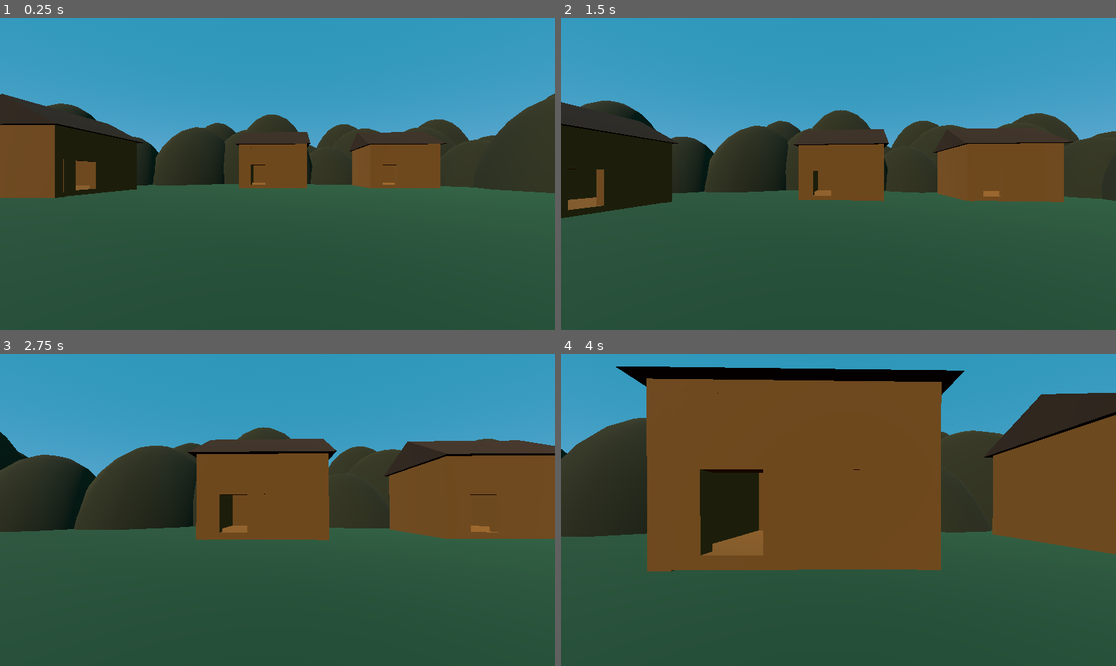
Above: before the commit, frames 1-4 (two rows, left to right).
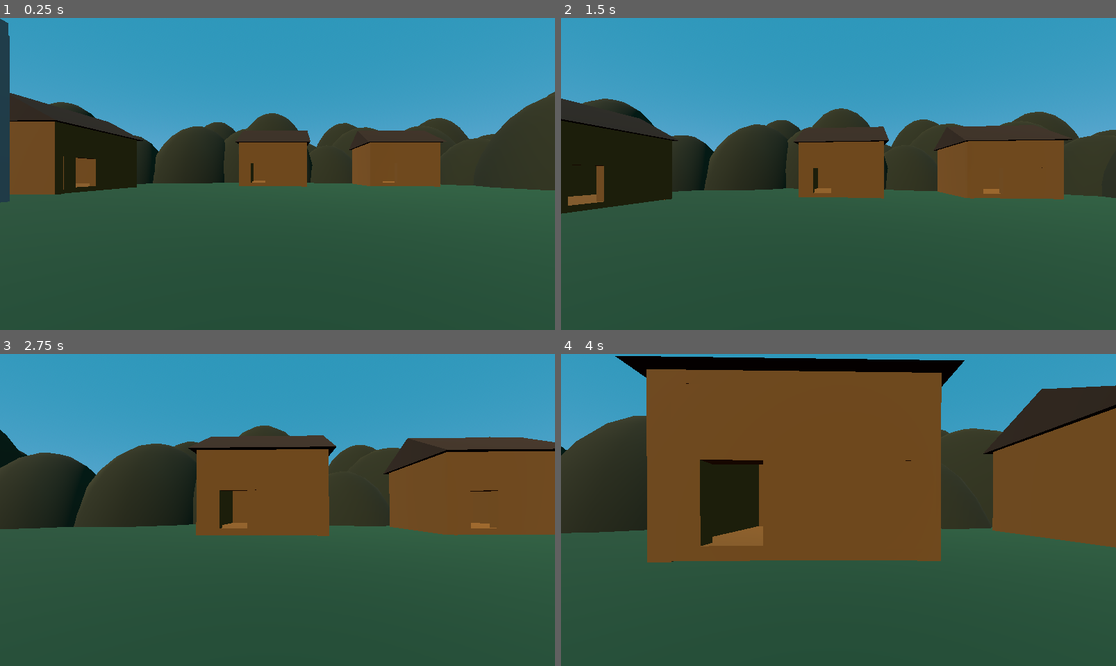
Above: after the commit, the same moments.

Repository: RetroRabiul/3DWorld
Game: Godot game, scene res://scenes/world.tscn
Same seed, same stepped clock (60 frames per second), same inputs: the game is played once before the commit and once after it.
Inputs (mouse positions are in pixels of both pictures, inside the frame that each line leads up to):
- Up to frame 1 (0.25 s): no input
- Up to frame 2 (1.5 s): move the mouse to (866, 174) at 0.52 s; hold W (forward) from 0.53 s (still down); tap Space (jump) at 0.77 s; move the mouse to (810, 174) at 1.27 s
- Up to frame 3 (2.75 s): keep holding W (forward); tap Space (jump) at 1.52 s; move the mouse to (288, 503) at 2.02 s
- Up to frame 4 (4 s): keep holding W (forward); move the mouse to (832, 516) at 2.77 s; tap Space (jump) at 3.02, 3.77 s; move the mouse to (877, 513) at 3.52 s

The runs differ from the first frame. In frame 1, 2.9% of the frame differs, in the area x 0-100%, y 0-60%; in frame 2, 2.5%; in frame 3, 3.3%; in frame 4, 7.8%, in the area x 0-100%, y 0-70%.

Commit message:
building

Diff:
--- /dev/null
+++ b/scenes/building.tscn
@@ -0,0 +1,242 @@
+[gd_scene load_steps=3 format=3 uid="uid://63pbislc877q"]
+
+[sub_resource type="BoxMesh" id="BoxMesh_nq1sy"]
+
+[sub_resource type="ConcavePolygonShape3D" id="ConcavePolygonShape3D_jpu6f"]
+data = PackedVector3Array(-0.5, 0.5, 0.5, 0.5, 0.5, 0.5, -0.5, -0.5, 0.5, 0.5, 0.5, 0.5, 0.5, -0.5, 0.5, -0.5, -0.5, 0.5, 0.5, 0.5, -0.5, -0.5, 0.5, -0.5, 0.5, -0.5, -0.5, -0.5, 0.5, -0.5, -0.5, -0.5, -0.5, 0.5, -0.5, -0.5, 0.5, 0.5, 0.5, 0.5, 0.5, -0.5, 0.5, -0.5, 0.5, 0.5, 0.5, -0.5, 0.5, -0.5, -0.5, 0.5, -0.5, 0.5, -0.5, 0.5, -0.5, -0.5, 0.5, 0.5, -0.5, -0.5, -0.5, -0.5, 0.5, 0.5, -0.5, -0.5, 0.5, -0.5, -0.5, -0.5, 0.5, 0.5, 0.5, -0.5, 0.5, 0.5, 0.5, 0.5, -0.5, -0.5, 0.5, 0.5, -0.5, 0.5, -0.5, 0.5, 0.5, -0.5, -0.5, -0.5, 0.5, 0.5, -0.5, 0.5, -0.5, -0.5, -0.5, 0.5, -0.5, 0.5, 0.5, -0.5, -0.5, -0.5, -0.5, -0.5)
+
+[node name="Building" type="Node3D"]
+
+[node name="MeshInstance3D" type="MeshInstance3D" parent="."]
+transform = Transform3D(0.234503, 0, 0, 0, 3.13191, 0, 0, 0, 3.13191, 0, 1.58559, 0)
+mesh = SubResource("BoxMesh_nq1sy")
+
+[node name="StaticBody3D" type="StaticBody3D" parent="MeshInstance3D"]
+
+[node name="CollisionShape3D" type="CollisionShape3D" parent="MeshInstance3D/StaticBody3D"]
+shape = SubResource("ConcavePolygonShape3D_jpu6f")
+
+[node name="MeshInstance3D8" type="MeshInstance3D" parent="."]
+transform = Transform3D(0.000139156, 3.13191, 0, -0.234503, 0.0018585, 0, 0, 0, 3.13191, 1.44269, 0.134563, 0)
+mesh = SubResource("BoxMesh_nq1sy")
+
+[node name="StaticBody3D" type="StaticBody3D" parent="MeshInstance3D8"]
+
+[node name="CollisionShape3D" type="CollisionShape3D" parent="MeshInstance3D8/StaticBody3D"]
+shape = SubResource("ConcavePolygonShape3D_jpu6f")
+
+[node name="MeshInstance3D17" type="MeshInstance3D" parent="."]
+transform = Transform3D(0.000139156, 3.13191, 0, -0.234503, 0.0018585, 0, 0, 0, 3.13191, 1.44269, 3.25805, 0)
+mesh = SubResource("BoxMesh_nq1sy")
+
+[node name="StaticBody3D" type="StaticBody3D" parent="MeshInstance3D17"]
+
+[node name="CollisionShape3D" type="CollisionShape3D" parent="MeshInstance3D17/StaticBody3D"]
+shape = SubResource("ConcavePolygonShape3D_jpu6f")
+
+[node name="MeshInstance3D2" type="MeshInstance3D" parent="."]
+transform = Transform3D(-1.02505e-08, 0, 3.13191, 0, 3.13191, 0, -0.234503, 0, -1.369e-07, 1.44802, 1.5859, -1.45566)
+mesh = SubResource("BoxMesh_nq1sy")
+
+[node name="StaticBody3D" type="StaticBody3D" parent="MeshInstance3D2"]
+
+[node name="CollisionShape3D" type="CollisionShape3D" parent="MeshInstance3D2/StaticBody3D"]
+shape = SubResource("ConcavePolygonShape3D_jpu6f")
+
+[node name="MeshInstance3D3" type="MeshInstance3D" parent="."]
+transform = Transform3D(-0.234503, 0, -0.00125718, 0, 0.93434, 0, 9.41319e-05, 0, -3.13191, 2.89502, 1.76148, 0.00378394)
+mesh = SubResource("BoxMesh_nq1sy")
+
+[node name="StaticBody3D" type="StaticBody3D" parent="MeshInstance3D3"]
+
+[node name="CollisionShape3D" type="CollisionShape3D" parent="MeshInstance3D3/StaticBody3D"]
+shape = SubResource("ConcavePolygonShape3D_jpu6f")
+
+[node name="MeshInstance3D6" type="MeshInstance3D" parent="."]
+transform = Transform3D(-0.234531, 0, -0.000831082, 0, 1.73129, 0, 9.41428e-05, 0, -2.07041, 2.89502, 0.898052, -0.389442)
+mesh = SubResource("BoxMesh_nq1sy")
+
+[node name="StaticBody3D" type="StaticBody3D" parent="MeshInstance3D6"]
+
+[node name="CollisionShape3D" type="CollisionShape3D" parent="MeshInstance3D6/StaticBody3D"]
+shape = SubResource("ConcavePolygonShape3D_jpu6f")
+
+[node name="MeshInstance3D7" type="MeshInstance3D" parent="."]
+transform = Transform3D(-0.963021, 0, -0.000128202, 0, 0.228826, 0, 0.000386566, 0, -0.31938, 0.560959, 0.365645, 0.193197)
+mesh = SubResource("BoxMesh_nq1sy")
+
+[node name="StaticBody3D" type="StaticBody3D" parent="MeshInstance3D7"]
+
+[node name="CollisionShape3D" type="CollisionShape3D" parent="MeshInstance3D7/StaticBody3D"]
+shape = SubResource("ConcavePolygonShape3D_jpu6f")
+
+[node name="MeshInstance3D9" type="MeshInstance3D" parent="."]
+transform = Transform3D(-0.963021, 0, -0.000128202, 0, 0.228826, 0, 0.000386566, 0, -0.31938, 0.560959, 0.594451, -0.124225)
+mesh = SubResource("BoxMesh_nq1sy")
+
+[node name="StaticBody3D" type="StaticBody3D" parent="MeshInstance3D9"]
+
+[node name="CollisionShape3D" type="CollisionShape3D" parent="MeshInstance3D9/StaticBody3D"]
+shape = SubResource("ConcavePolygonShape3D_jpu6f")
+
+[node name="MeshInstance3D10" type="MeshInstance3D" parent="."]
+transform = Transform3D(-0.963021, 0, -0.000128202, 0, 0.228826, 0, 0.000386566, 0, -0.31938, 0.560959, 0.820787, -0.444293)
+mesh = SubResource("BoxMesh_nq1sy")
+
+[node name="StaticBody3D" type="StaticBody3D" parent="MeshInstance3D10"]
+
+[node name="CollisionShape3D" type="CollisionShape3D" parent="MeshInstance3D10/StaticBody3D"]
+shape = SubResource("ConcavePolygonShape3D_jpu6f")
+
+[node name="MeshInstance3D12" type="MeshInstance3D" parent="."]
+transform = Transform3D(0.00663913, 0, 0.319372, 0, 0.228826, 0, -0.962998, 0, 0.00220183, 1.20302, 1.282, -1.08637)
+mesh = SubResource("BoxMesh_nq1sy")
+
+[node name="StaticBody3D" type="StaticBody3D" parent="MeshInstance3D12"]
+
+[node name="CollisionShape3D" type="CollisionShape3D" parent="MeshInstance3D12/StaticBody3D"]
+shape = SubResource("ConcavePolygonShape3D_jpu6f")
+
+[node name="MeshInstance3D13" type="MeshInstance3D" parent="."]
+transform = Transform3D(0.00663913, 0, 0.319372, 0, 0.228826, 0, -0.962998, 0, 0.00220183, 1.52043, 1.5108, -1.08405)
+mesh = SubResource("BoxMesh_nq1sy")
+
+[node name="StaticBody3D" type="StaticBody3D" parent="MeshInstance3D13"]
+
+[node name="CollisionShape3D" type="CollisionShape3D" parent="MeshInstance3D13/StaticBody3D"]
+shape = SubResource("ConcavePolygonShape3D_jpu6f")
+
+[node name="MeshInstance3D14" type="MeshInstance3D" parent="."]
+transform = Transform3D(0.00663913, 0, 0.319372, 0, 0.228826, 0, -0.962998, 0, 0.00220183, 1.84049, 1.73714, -1.08172)
+mesh = SubResource("BoxMesh_nq1sy")
+
+[node name="StaticBody3D" type="StaticBody3D" parent="MeshInstance3D14"]
+
+[node name="CollisionShape3D" type="CollisionShape3D" parent="MeshInstance3D14/StaticBody3D"]
+shape = SubResource("ConcavePolygonShape3D_jpu6f")
+
+[node name="MeshInstance3D11" type="MeshInstance3D" parent="."]
+transform = Transform3D(-0.962388, 0, -0.000316563, 0, 0.228826, 0, 0.000386312, 0, -0.788629, 0.560959, 1.04989, -0.998255)
+mesh = SubResource("BoxMesh_nq1sy")
+
+[node name="StaticBody3D" type="StaticBody3D" parent="MeshInstance3D11"]
+
+[node name="CollisionShape3D" type="CollisionShape3D" parent="MeshInstance3D11/StaticBody3D"]
+shape = SubResource("ConcavePolygonShape3D_jpu6f")
+
+[node name="MeshInstance3D15" type="MeshInstance3D" parent="."]
+transform = Transform3D(-0.962388, 0, -0.000316563, 0, 0.228826, 0, 0.000386312, 0, -0.788629, 2.47072, 1.96514, -0.998255)
+mesh = SubResource("BoxMesh_nq1sy")
+
+[node name="StaticBody3D" type="StaticBody3D" parent="MeshInstance3D15"]
+
+[node name="CollisionShape3D" type="CollisionShape3D" parent="MeshInstance3D15/StaticBody3D"]
+shape = SubResource("ConcavePolygonShape3D_jpu6f")
+
+[node name="MeshInstance3D23" type="MeshInstance3D" parent="."]
+transform = Transform3D(-0.0187974, 0, -6.74277e-06, 0, 0.450097, 0, 7.54545e-06, 0, -0.0167977, 2.0932, 2.23517, -0.676686)
+mesh = SubResource("BoxMesh_nq1sy")
+
+[node name="StaticBody3D" type="StaticBody3D" parent="MeshInstance3D23"]
+
+[node name="CollisionShape3D" type="CollisionShape3D" parent="MeshInstance3D23/StaticBody3D"]
+shape = SubResource("ConcavePolygonShape3D_jpu6f")
+
+[node name="MeshInstance3D24" type="MeshInstance3D" parent="."]
+transform = Transform3D(-0.0187974, 0, -6.74277e-06, 0, 0.450097, 0, 7.54545e-06, 0, -0.0167977, 1.69657, 2.0552, -0.676686)
+mesh = SubResource("BoxMesh_nq1sy")
+
+[node name="StaticBody3D" type="StaticBody3D" parent="MeshInstance3D24"]
+
+[node name="CollisionShape3D" type="CollisionShape3D" parent="MeshInstance3D24/StaticBody3D"]
+shape = SubResource("ConcavePolygonShape3D_jpu6f")
+
+[node name="MeshInstance3D25" type="MeshInstance3D" parent="."]
+transform = Transform3D(-0.0187974, 0, -6.74277e-06, 0, 0.450097, 0, 7.54545e-06, 0, -0.0167977, 1.39125, 1.83423, -0.676686)
+mesh = SubResource("BoxMesh_nq1sy")
+
+[node name="StaticBody3D" type="StaticBody3D" parent="MeshInstance3D25"]
+
+[node name="CollisionShape3D" type="CollisionShape3D" parent="MeshInstance3D25/StaticBody3D"]
+shape = SubResource("ConcavePolygonShape3D_jpu6f")
+
+[node name="MeshInstance3D26" type="MeshInstance3D" parent="."]
+transform = Transform3D(-0.0187974, 0, -6.74277e-06, 0, 0.450097, 0, 7.54545e-06, 0, -0.0167977, 1.08779, 1.59442, -0.676686)
+mesh = SubResource("BoxMesh_nq1sy")
+
+[node name="StaticBody3D" type="StaticBody3D" parent="MeshInstance3D26"]
+
+[node name="CollisionShape3D" type="CollisionShape3D" parent="MeshInstance3D26/StaticBody3D"]
+shape = SubResource("ConcavePolygonShape3D_jpu6f")
+
+[node name="MeshInstance3D27" type="MeshInstance3D" parent="."]
+transform = Transform3D(-0.0187974, 0, -6.74277e-06, 0, 0.450097, 0, 7.54545e-06, 0, -0.0167977, 0.892055, 1.376, -0.676686)
+mesh = SubResource("BoxMesh_nq1sy")
+
+[node name="StaticBody3D" type="StaticBody3D" parent="MeshInstance3D27"]
+
+[node name="CollisionShape3D" type="CollisionShape3D" parent="MeshInstance3D27/StaticBody3D"]
+shape = SubResource("ConcavePolygonShape3D_jpu6f")
+
+[node name="MeshInstance3D28" type="MeshInstance3D" parent="."]
+transform = Transform3D(-0.0187974, 0, -6.74277e-06, 0, 0.450097, 0, 7.54545e-06, 0, -0.0167977, 0.892055, 1.13547, -0.303422)
+mesh = SubResource("BoxMesh_nq1sy")
+
+[node name="StaticBody3D" type="StaticBody3D" parent="MeshInstance3D28"]
+
+[node name="CollisionShape3D" type="CollisionShape3D" parent="MeshInstance3D28/StaticBody3D"]
+shape = SubResource("ConcavePolygonShape3D_jpu6f")
+
+[node name="MeshInstance3D29" type="MeshInstance3D" parent="."]
+transform = Transform3D(-0.0187974, 0, -6.74277e-06, 0, 0.450097, 0, 7.54545e-06, 0, -0.0167977, 0.892055, 0.905301, 0.0117968)
+mesh = SubResource("BoxMesh_nq1sy")
+
+[node name="StaticBody3D" type="StaticBody3D" parent="MeshInstance3D29"]
+
+[node name="CollisionShape3D" type="CollisionShape3D" parent="MeshInstance3D29/StaticBody3D"]
+shape = SubResource("ConcavePolygonShape3D_jpu6f")
+
+[node name="MeshInstance3D30" type="MeshInstance3D" parent="."]
+transform = Transform3D(-0.0187974, 0, -6.74277e-06, 0, 0.450097, 0, 7.54545e-06, 0, -0.0167977, 0.892055, 0.679648, 0.333672)
+mesh = SubResource("BoxMesh_nq1sy")
+
+[node name="StaticBody3D" type="StaticBody3D" parent="MeshInstance3D30"]
+
+[node name="CollisionShape3D" type="CollisionShape3D" parent="MeshInstance3D30/StaticBody3D"]
+shape = SubResource("ConcavePolygonShape3D_jpu6f")
+
+[node name="MeshInstance3D16" type="MeshInstance3D" parent="."]
+transform = Transform3D(-2.83539, 0, -0.000811449, 0, 0.228826, 0, 0.00113815, 0, -2.0215, 1.49967, 1.96514, 0.392765)
+mesh = SubResource("BoxMesh_nq1sy")
+
+[node name="StaticBody3D" type="StaticBody3D" parent="MeshInstance3D16"]
+
+[node name="CollisionShape3D" type="CollisionShape3D" parent="MeshInstance3D16/StaticBody3D"]
+shape = SubResource("ConcavePolygonShape3D_jpu6f")
+
+[node name="MeshInstance3D19" type="MeshInstance3D" parent="."]
+transform = Transform3D(-2.13298, 0, -3.24775e-05, 0, 1.10137, 0, 0.000856201, 0, -0.0809088, 1.12493, 2.46524, -0.577352)
+mesh = SubResource("BoxMesh_nq1sy")
+
+[node name="StaticBody3D" type="StaticBody3D" parent="MeshInstance3D19"]
+
+[node name="CollisionShape3D" type="CollisionShape3D" parent="MeshInstance3D19/StaticBody3D"]
+shape = SubResource("ConcavePolygonShape3D_jpu6f")
+
+[node name="MeshInstance3D5" type="MeshInstance3D" parent="."]
+transform = Transform3D(-0.234503, 0, -0.00125718, 0, 0.3086, 0, 9.41319e-05, 0, -3.13191, 2.89502, 3.00186, 0.00378394)
+mesh = SubResource("BoxMesh_nq1sy")
+
+[node name="StaticBody3D" type="StaticBody3D" parent="MeshInstance3D5"]
+
+[node name="CollisionShape3D" type="CollisionShape3D" parent="MeshInstance3D5/StaticBody3D"]
+shape = SubResource("ConcavePolygonShape3D_jpu6f")
+
+[node name="MeshInstance3D4" type="MeshInstance3D" parent="."]
+transform = Transform3D(9.41422e-05, 0, -3.13191, 0, 3.13191, 0, 0.234503, 0, 0.00125731, 1.44759, 1.5859, 1.46002)
+mesh = SubResource("BoxMesh_nq1sy")
+
+[node name="StaticBody3D" type="StaticBody3D" parent="MeshInstance3D4"]
+
+[node name="CollisionShape3D" type="CollisionShape3D" parent="MeshInstance3D4/StaticBody3D"]
+shape = SubResource("ConcavePolygonShape3D_jpu6f")
--- a/scenes/world.tscn
+++ b/scenes/world.tscn
@@ -1,8 +1,9 @@
-[gd_scene load_steps=10 format=3 uid="uid://dt2mdt2kg2by7"]
+[gd_scene load_steps=11 format=3 uid="uid://dt2mdt2kg2by7"]
 
 [ext_resource type="PackedScene" uid="uid://cxe6l7ei8l3tr" path="res://scenes/player.tscn" id="1_icqh8"]
 [ext_resource type="PackedScene" uid="uid://p5j57mkth4ua" path="res://scenes/hill.tscn" id="2_jvru0"]
 [ext_resource type="PackedScene" uid="uid://ca1xuuxefoo0g" path="res://scenes/house.tscn" id="3_qrbre"]
+[ext_resource type="PackedScene" uid="uid://63pbislc877q" path="res://scenes/building.tscn" id="4_j0i4u"]
 
 [sub_resource type="ProceduralSkyMaterial" id="ProceduralSkyMaterial_da173"]
 sky_top_color = Color(0.176739, 0.591169, 0.729141, 1)
@@ -34,7 +35,7 @@
 transform = Transform3D(0.806956, 0.208264, -0.552673, 0.25728, 0.718357, 0.646352, 0.531629, -0.663769, 0.5261, -33.2768, 28.1522, 31.5765)
 
 [node name="Player" parent="." instance=ExtResource("1_icqh8")]
-transform = Transform3D(1, 0, 0, 0, 1, 0, 0, 0, 1, 0, 1.48203, 0)
+transform = Transform3D(0.856798, 0, 0, 0, 0.856798, 0, 0, 0, 0.856798, 0, 1.48203, 0)
 
 [node name="Ground" type="MeshInstance3D" parent="."]
 transform = Transform3D(77.9438, 0, 0, 0, 0.640869, 0, 0, 0, 74.8377, 0, 0, 0)
@@ -49,7 +50,7 @@
 transform = Transform3D(0.923438, 0, -0.383747, 0, 1, 0, 0.383747, 0, 0.923438, -31.6309, -1.21335, 29.9687)
 
 [node name="Hill2" parent="." instance=ExtResource("2_jvru0")]
-transform = Transform3D(-0.495261, 0, -0.868744, 0, 1, 0, 0.868744, 0, -0.495261, -35.0373, -5.88294, 13.5376)
+transform = Transform3D(-0.495261, 0, -0.868744, 0, 1, 0, 0.868744, 0, -0.495261, -35.0373, -2.8894, 13.5376)
 
 [node name="Hill3" parent="." instance=ExtResource("2_jvru0")]
 transform = Transform3D(0.891276, 0, 0.453462, 0, 1, 0, -0.453462, 0, 0.891276, -40.9581, -2.51111, -4.72065)
@@ -104,3 +105,6 @@
 
 [node name="House4" parent="." instance=ExtResource("3_qrbre")]
 transform = Transform3D(-6.51664, 0, 0.269125, 0, 4.74521, 0, -0.232691, 0, -7.53701, -18.134, 2.75445, -14.002)
+
+[node name="Building" parent="." instance=ExtResource("4_j0i4u")]
+transform = Transform3D(2.8846, 0, 0, 0, 2.8846, 0, 0, 0, 2.8846, -22.7217, -0.109704, -6.09582)
